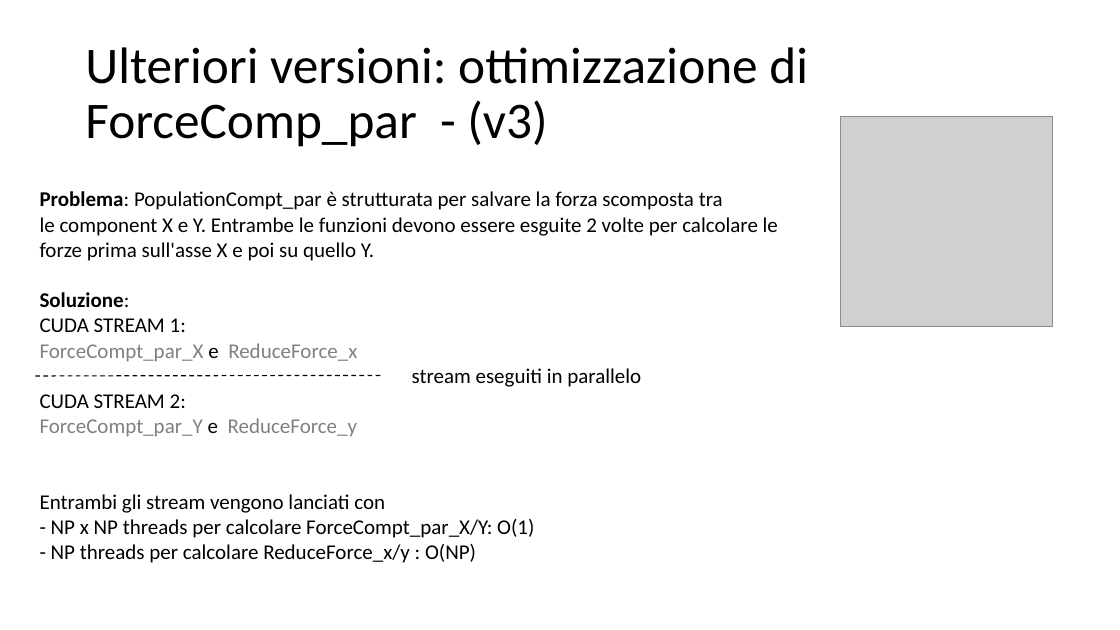
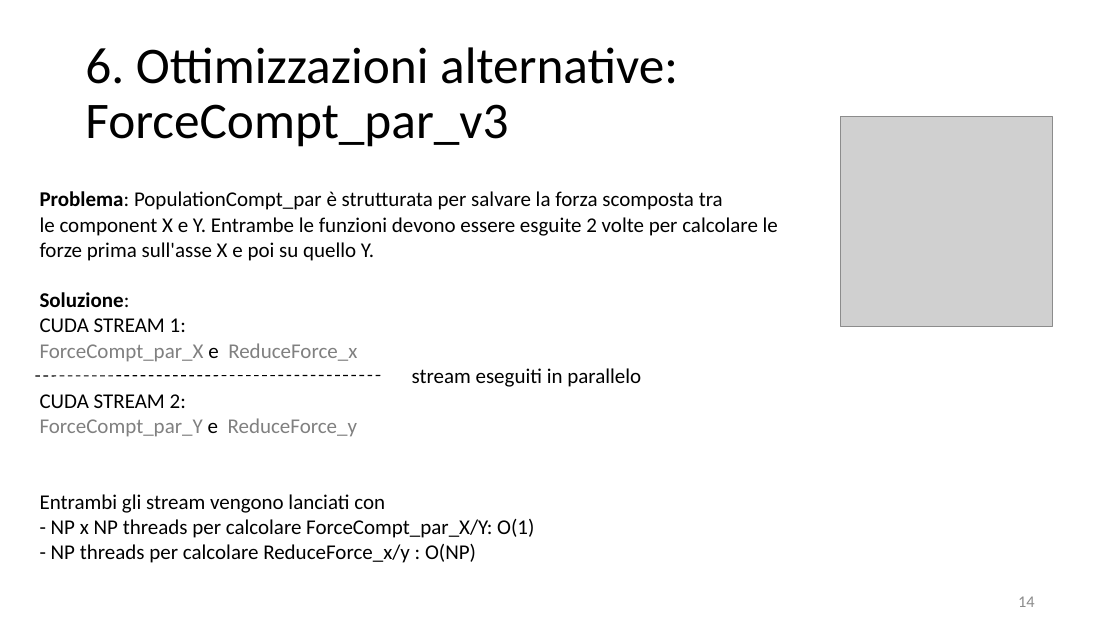
Before and after one commit to piepor/particles-simulation-parallel, a slide deck: slide 14 of presentazione/presentazione.pptx (slide 13 before the commit). Drawn at 1120x630 pixels with LibreOffice and Linux fonts; fonts in the diff are those of the drawing; grey boxes stand for pictures. Boxes give left, top, right and bottom in pixels: in the first picture for what was removed or moved away, otherwise in the second. Text is boxed around its words. In the diff, an @@ line names an element or a change of style, - is before the commit and + after.

```diff
--- a/presentazione/presentazione.pptx
+++ b/presentazione/presentazione.pptx
@@ title at bbox=[85, 47, 678, 147]: text changed @@
-Ulteriori versioni: ottimizzazione di ForceComp_par - (v3)
+6. Ottimizzazioni alternative:
+ForceCompt_par_v3
@@ page number added at bbox=[1018, 596, 1035, 607], 14 pt, text #8C8C8C @@
+14
```
Also in this commit, not shown: 16 other slides changed, 3 slides added, 4 other files.
